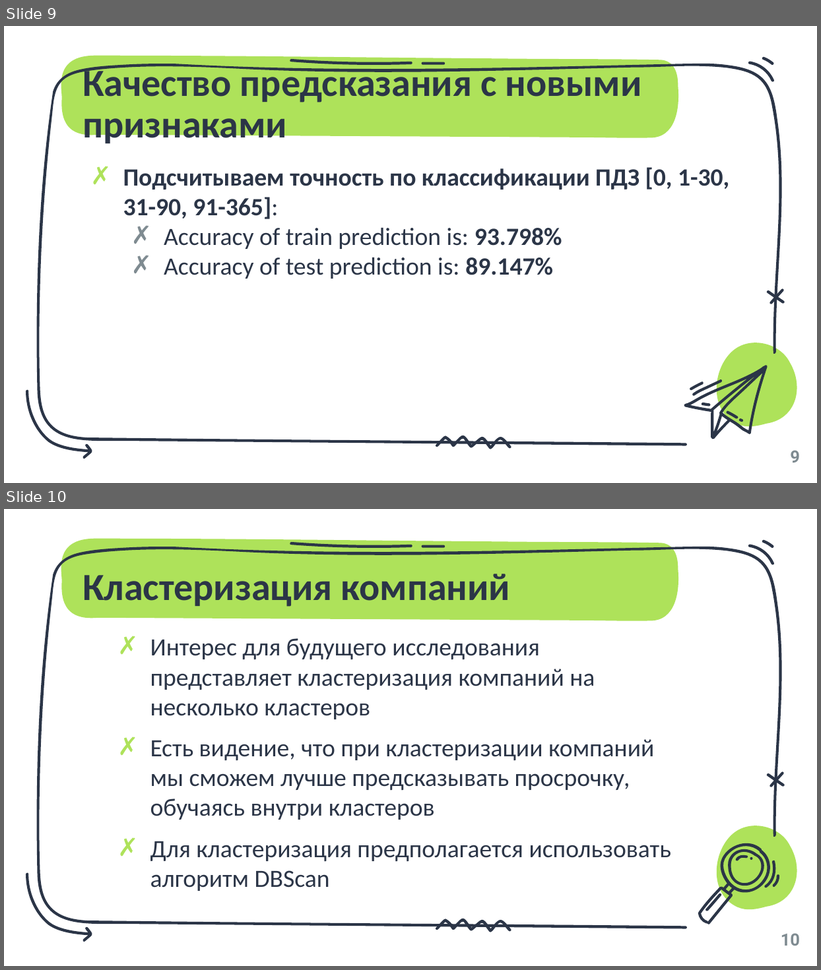
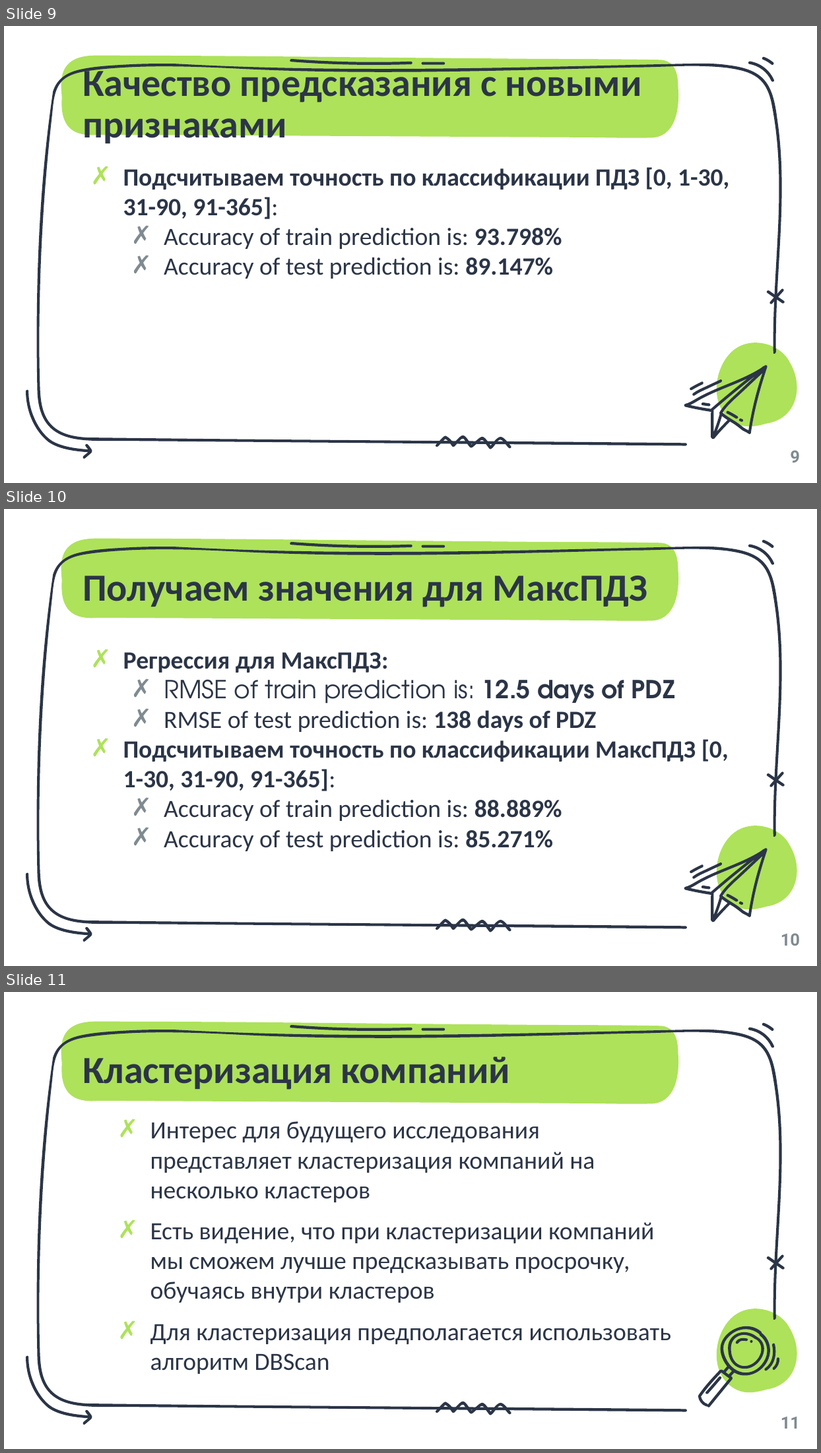
Before and after one commit to FenixFly/hackathon_predict_pdz, a slide deck: FRIENDS.pptx. Shown one above the other, each under a label of ours: slides 9 and 10 before the commit, slides 9, 10 and 11 after it. The pictures are 821x970 and 821x1453 pixels, drawn with LibreOffice and Linux fonts; fonts in the diff are those of the drawing. Boxes give left, top, right and bottom in pixels: in the first picture for what was removed or moved away, otherwise in the second. Text is boxed around its words. In the diff, an @@ line names an element or a change of style, - is before the commit and + after.

```diff
--- a/FRIENDS.pptx
+++ b/FRIENDS.pptx
@@ slide 10 added at box(4, 509, 817, 966), background #FFFFFF; not listed: 10 template elements that a slide beside it also shows @@
@@ title added at box(83, 576, 648, 607), 34 pt, text #2B3547, bold @@
+Получаем значения для МаксПДЗ
@@ text added at box(123, 652, 729, 852), 22 pt, text #2B3547, bold @@
+✗ Регрессия для МаксПДЗ:
+  ✗ RMSE of train prediction is: 12.5 days of PDZ
+  ✗ RMSE of test prediction is: 138 days of PDZ
+✗ Подсчитываем точность по классификации МаксПДЗ [0, 1-30, 31-90, 91-365]:
+  ✗ Accuracy of train prediction is: 88.889%
+  ✗ Accuracy of test prediction is: 85.271%
@@ freeform shape added at box(684, 848, 768, 922), fill #2B3547 @@
@@ page number added at box(781, 933, 800, 946), 15 pt, text #7F8B91, bold @@
+10
@@ what was slide 10 is now slide 11 @@
@@ page number at box(781, 1417, 800, 1429): text changed @@
-10
+11
```
Also in this commit, not shown: 2 other files.
